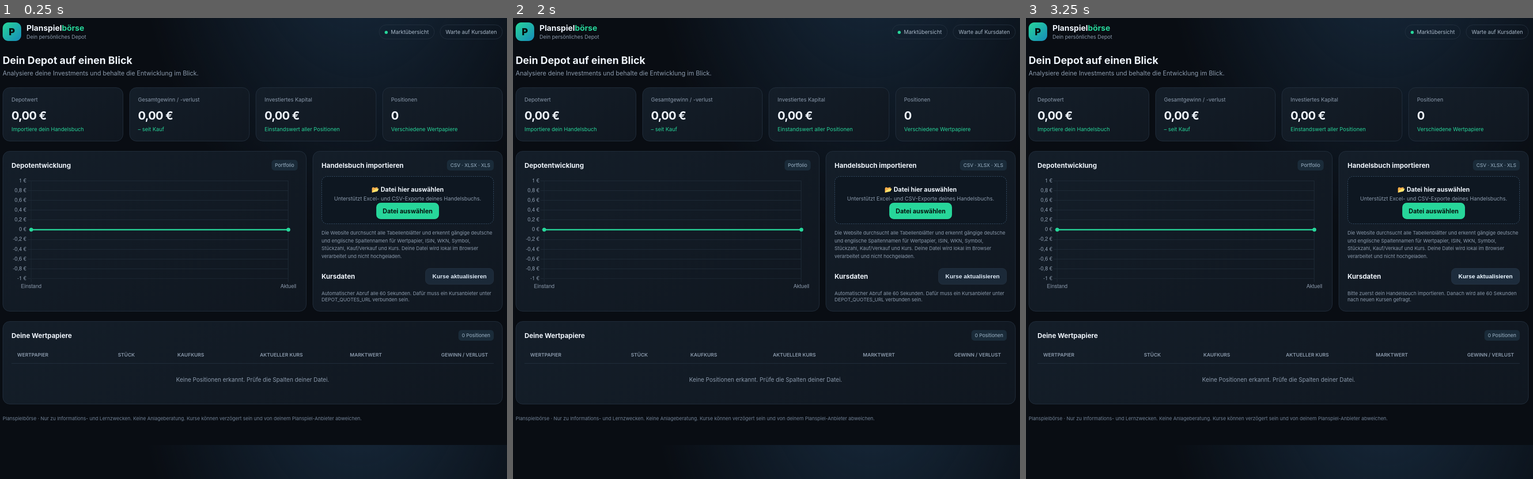
Above: before the commit, frames 1-3 (left to right).
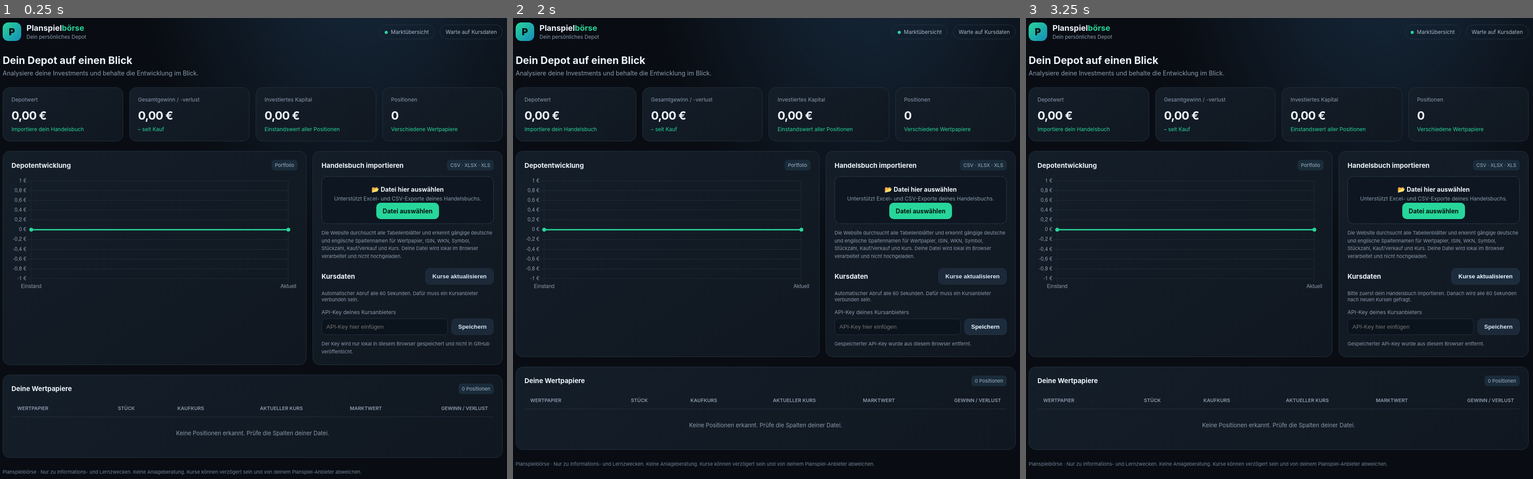
Above: after the commit, the same moments.

Repository: cuteGHG/Planspielb-rse
Game: browser game, page index.html
The game is run twice, just before and just after one commit, with the same random seed, the same clock (stepped at 60 frames per second) and the same inputs.
Inputs (mouse positions are in pixels of both pictures, inside the frame that each line leads up to):
- Up to frame 1 (0.25 s): no input
- Up to frame 2 (2 s): click (665, 234) at 0.27 s; click (665, 243) at 1.07 s; click (898, 326) at 1.27 s; click (609, 220) at 1.67 s; click (984, 326) at 1.87 s, where only the run after the commit has a clickable "Speichern"
- Up to frame 3 (3.25 s): click "Kurse aktualisieren" at 2.02 s; click (1238, 216) at 2.27 s; click "Datei auswählen" at 2.47 s; click (1223, 257) at 2.87 s; click "Kurse aktualisieren" at 3.07 s

The runs differ from the first frame. In frame 1, 3.5% of the frame differs, in the area x 0-100%, y 59-100%; in frame 2, 4.1%; in frame 3, 3.9%.

Commit message:
Add local API key field for quote provider

Diff:
--- a/index.html
+++ b/index.html
@@ -22,7 +22,8 @@
 <div class="card"><div class="metric-label">Investiertes Kapital</div><div class="metric" id="invested">–</div><div class="delta">Einstandswert aller Positionen</div></div>
 <div class="card"><div class="metric-label">Positionen</div><div class="metric" id="count">0</div><div class="delta">Verschiedene Wertpapiere</div></div>
 </section>
-<section class="section layout"><div class="card"><div class …(966 unchanged characters)… 0 Sekunden. Dafür muss ein Kursanbieter unter DEPOT_QUOTES_URL verbunden sein.</div></div></section>
+<section class="section layout"><div class="card"><div class …(966 unchanged characters)… 0 Sekunden. Dafür muss ein Kursanbieter verbunden sein.</div>
+<div style="margin-top:14px"><label for="apiKey" style="display:block;color:var(--muted);font-size:12px;margin-bottom:7px">API-Key deines Kursanbieters</label><div style="display:flex;gap:8px"><input id="apiKey" type="password" autocomplete="off" placeholder="API-Key hier einfügen" style="min-width:0;flex:1;background:#0b131c;border:1px solid var(--line);border-radius:9px;padding:10px;color:var(--text)"><button class="btn secondary" id="saveApiKey" type="button">Speichern</button></div><div class="hint" id="apiKeyStatus">Der Key wird nur lokal in diesem Browser gespeichert und nicht in GitHub veröffentlicht.</div></div></div></section>
 <section class="section card"><div class="sectionhead"><h3>Deine Wertpapiere</h3><span class="tag" id="holdingsCount">0 …(415 unchanged characters)…
 <div class="footer">Planspielbörse · Nur zu Informations- und Lernzwecken. Keine Anlageberatung. Kurse können verzögert sein und von deinem Planspiel-Anbieter abweichen.</div>
 </main>
@@ -89,7 +90,8 @@
   try{
     const symbols=[...new Set(holdings.map(h=>h.ticker||h.isin||h.wkn).filter(Boolean))];
     const url=new URL(endpoint,window.location.href);url.searchParams.set('symbols',symbols.join(','));
-    const response=await fetch(url.toString(),{cache:'no-store'});
+    const apiKey=localStorage.getItem('planspiel_api_key')||'';
+    const response=await fetch(url.toString(),{cache:'no-store',headers:apiKey?{'Authorization':'Bearer '+apiKey}:{}});
     if(!response.ok)throw new Error('HTTP '+response.status);
     const quotes=await response.json();
     let changed=0;
@@ -109,6 +111,14 @@
   quoteTimer=setInterval(refreshQuotes,60000);
 }
 document.getElementById('refresh').addEventListener('click',refreshQuotes);
+const apiKeyInput=document.getElementById('apiKey');
+const savedApiKey=localStorage.getItem('planspiel_api_key')||'';
+if(savedApiKey){apiKeyInput.value=savedApiKey;document.getElementById('apiKeyStatus').textContent='API-Key ist lokal in diesem Browser gespeichert.'}
+document.getElementById('saveApiKey').addEventListener('click',()=>{
+  const value=apiKeyInput.value.trim();
+  if(value){localStorage.setItem('planspiel_api_key',value);document.getElementById('apiKeyStatus').textContent='API-Key lokal gespeichert. Er wird beim Kursabruf als Bearer-Token mitgesendet.'}
+  else{localStorage.removeItem('planspiel_api_key');document.getElementById('apiKeyStatus').textContent='Gespeicherter API-Key wurde aus diesem Browser entfernt.'}
+});
 render();
 setInterval(()=>{secondsToRefresh=secondsToRefresh<=1?60:secondsToRefresh-1;const el=document.getElementById('quoteStat …(190 unchanged characters)…
 
